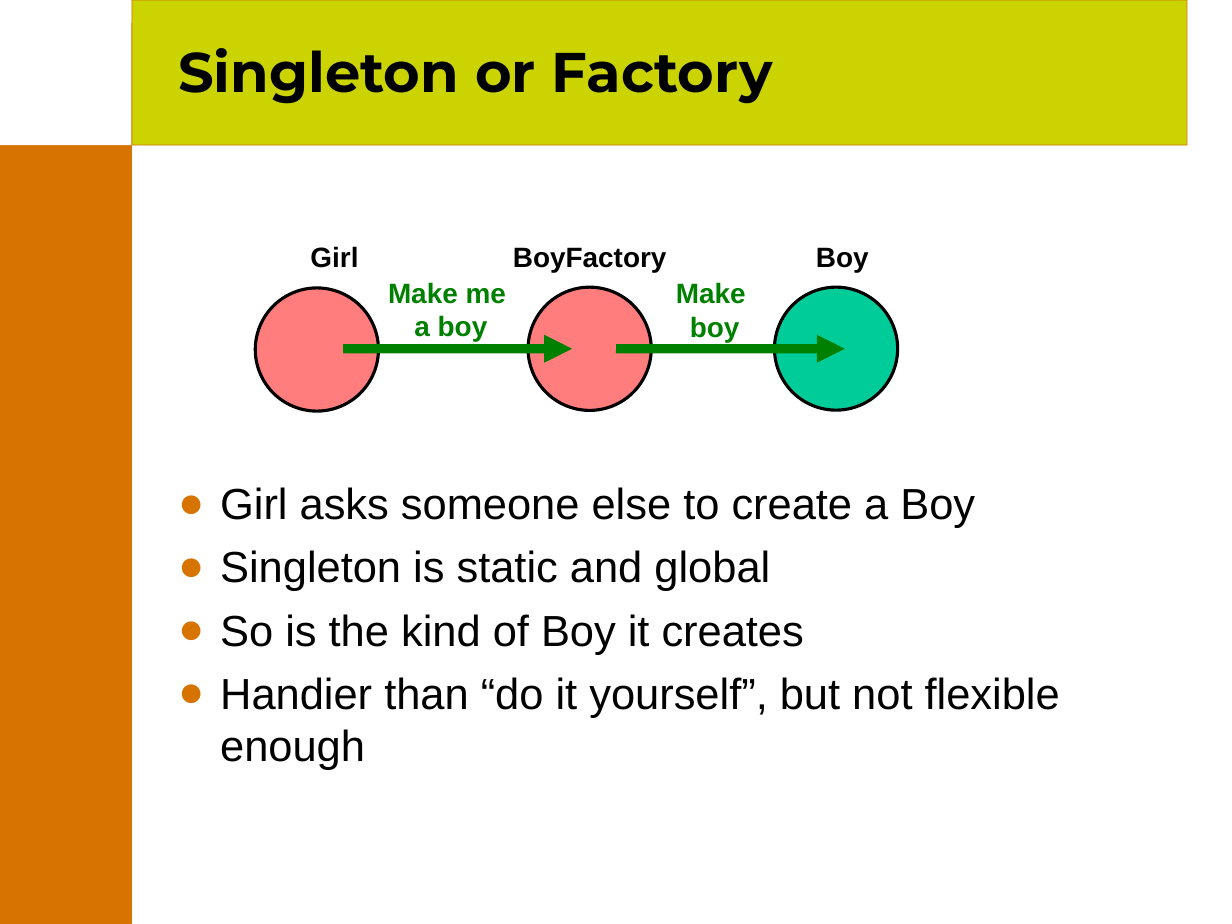
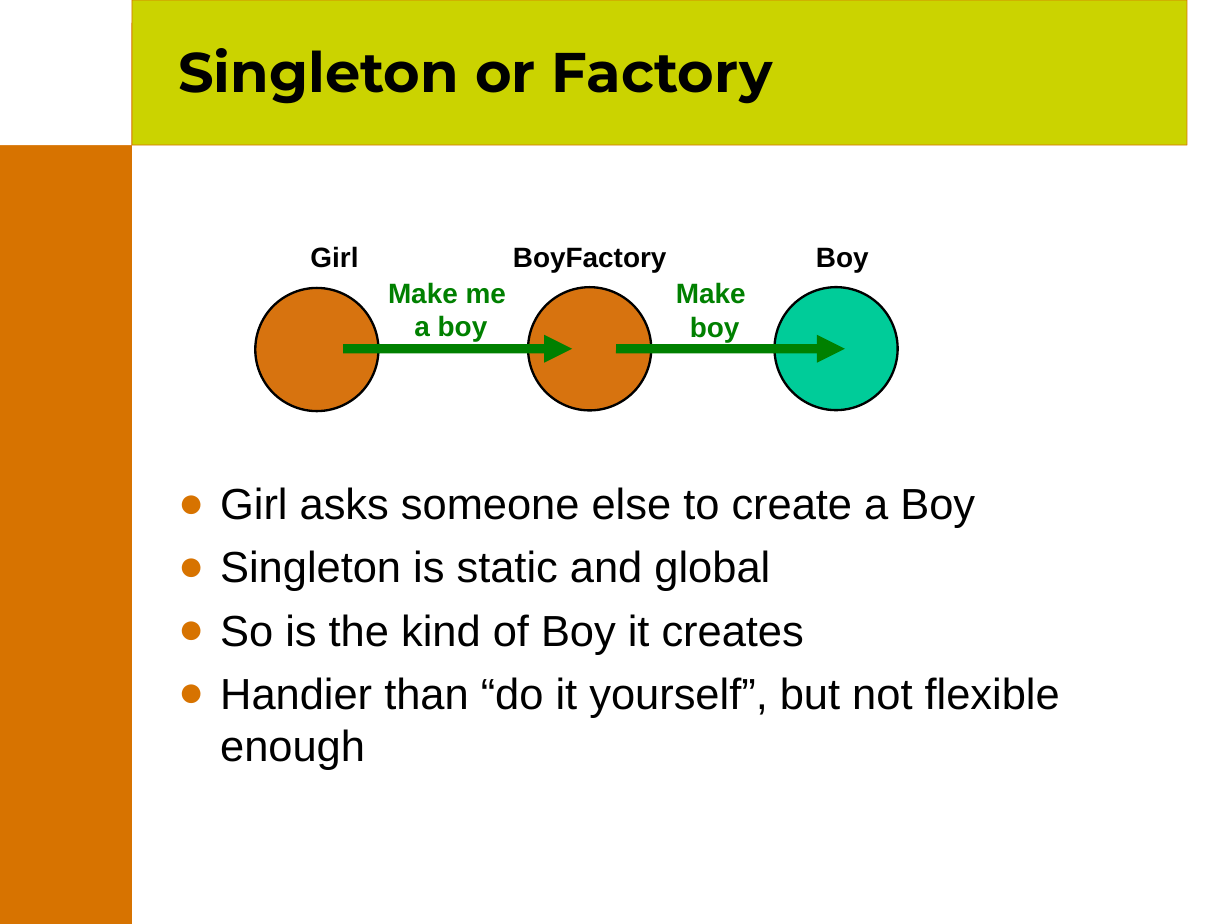
Before and after one commit to joehni/PicoContainer1-CVS, a slide deck: slide 10 of site/presentations/PicoContainer.ppt (slide 8 before the commit). Drawn at 1232x924 pixels with LibreOffice and Linux fonts; fonts in the diff are those of the drawing; background and template pictures are left out. Boxes give left, top, right and bottom in pixels: in the first picture for what was removed or moved away, otherwise in the second. Text is boxed around its words. In the diff, an @@ line names an element or a change of style, - is before the commit and + after.

```diff
--- a/site/presentations/PicoContainer.ppt
+++ b/site/presentations/PicoContainer.ppt
@@ ellipse at (x1=255, y1=288, x2=378, y2=411): fill #FF7D7D to #D7730F; outline #000000 2.01 pt to #000000 1.5 pt @@
@@ ellipse at (x1=529, y1=287, x2=652, y2=410): fill #FF7D7D to #D7730F; outline #000000 2.01 pt to #000000 1.5 pt @@
```
Also in this commit, not shown: 14 other slides changed, 4 slides added, 7 slides removed.
